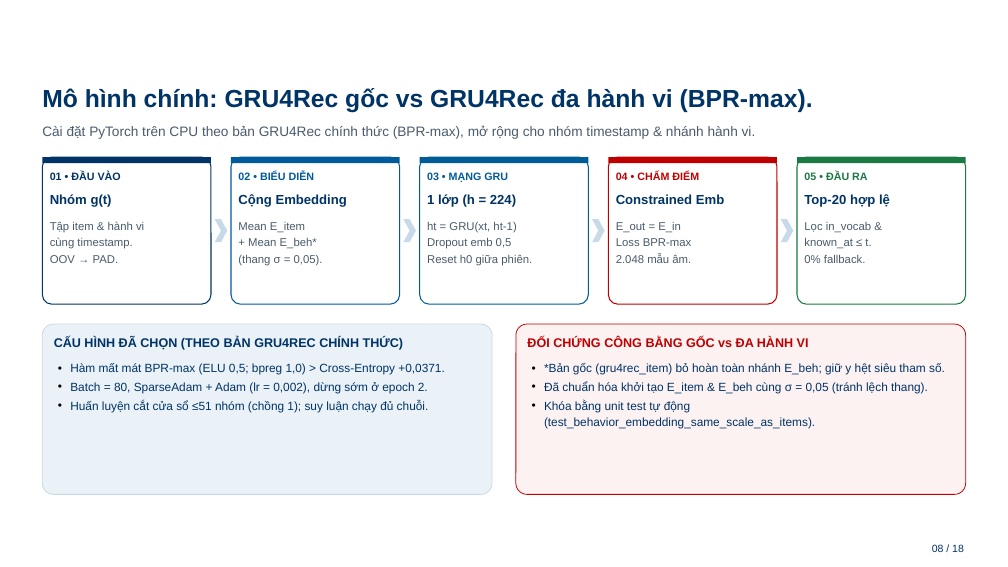
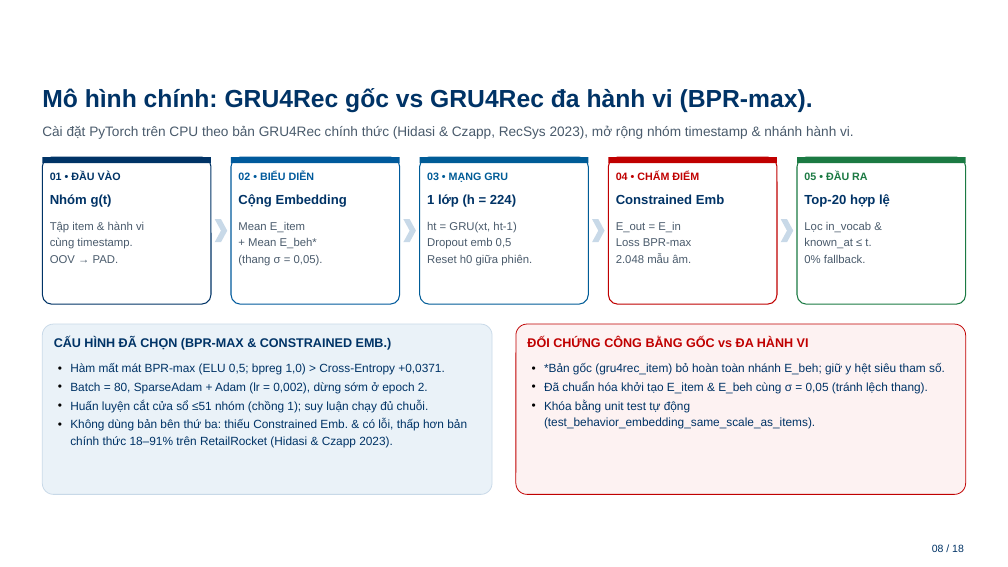
Before and after one commit to Mymark1010/MultiBehavior_Product_Recommendation_System, a slide deck: slide 8 of docs/BAO_CAO_TIEN_DO_PROJECT3_HUST_27_11_v3.pptx. Drawn at 1008x567 pixels with LibreOffice and Linux fonts; fonts in the diff are those of the drawing; background and template pictures are left out. Boxes give left, top, right and bottom in pixels: in the first picture for what was removed or moved away, otherwise in the second. Text is boxed around its words. In the diff, an @@ line names an element or a change of style, - is before the commit and + after.

Commit message:
Docs and deck: cite Hidasi & Czapp 2023 as the GRU4Rec implementation basis and absolute reference
Phương pháp.md, notebook 07 and slide 8 justify the own GRU4Rec implementation with the paper
(third-party versions 18-91% below the official one on RetailRocket); Đánh giá.md adds §3.4 with
the official GRU4Rec numbers (Table 3, BPR-max 0.2131 / 0.5187) as an absolute reference outside
the ranking tables, plus a finding on the MRR gap; slide 14 adds it as a footnote and slide 17
lists 9 references. Deck also restores the MRR gap on slide 11 (+0.018) and the multi-behaviour
figures on slide 12.

```diff
--- a/docs/BAO_CAO_TIEN_DO_PROJECT3_HUST_27_11_v3.pptx
+++ b/docs/BAO_CAO_TIEN_DO_PROJECT3_HUST_27_11_v3.pptx
@@ text at <box>42,125,854,139</box>: text changed @@
-Cài đặt PyTorch trên CPU theo bản GRU4Rec chính thức (BPR-max), mở rộng cho nhóm timestamp & nhánh hành vi.
+Cài đặt PyTorch trên CPU theo bản GRU4Rec chính thức (Hidasi & Czapp, RecSys 2023), mở rộng nhóm timestamp & nhánh hành vi.
@@ text at <box>54,337,392,350</box>: text changed @@
-CẤU HÌNH ĐÃ CHỌN (THEO BẢN GRU4REC CHÍNH THỨC)
+CẤU HÌNH ĐÃ CHỌN (BPR-MAX & CONSTRAINED EMB.)
@@ text at <box>70,419,467,448</box>: paragraph added @@
+• Không dùng bản bên thứ ba: thiếu Constrained Emb. & có lỗi, thấp hơn bản chính thức 18–91% trên RetailRocket (Hidasi & Czapp 2023).
```
Also in this commit, not shown: 6 other slides changed, 3 other files.
